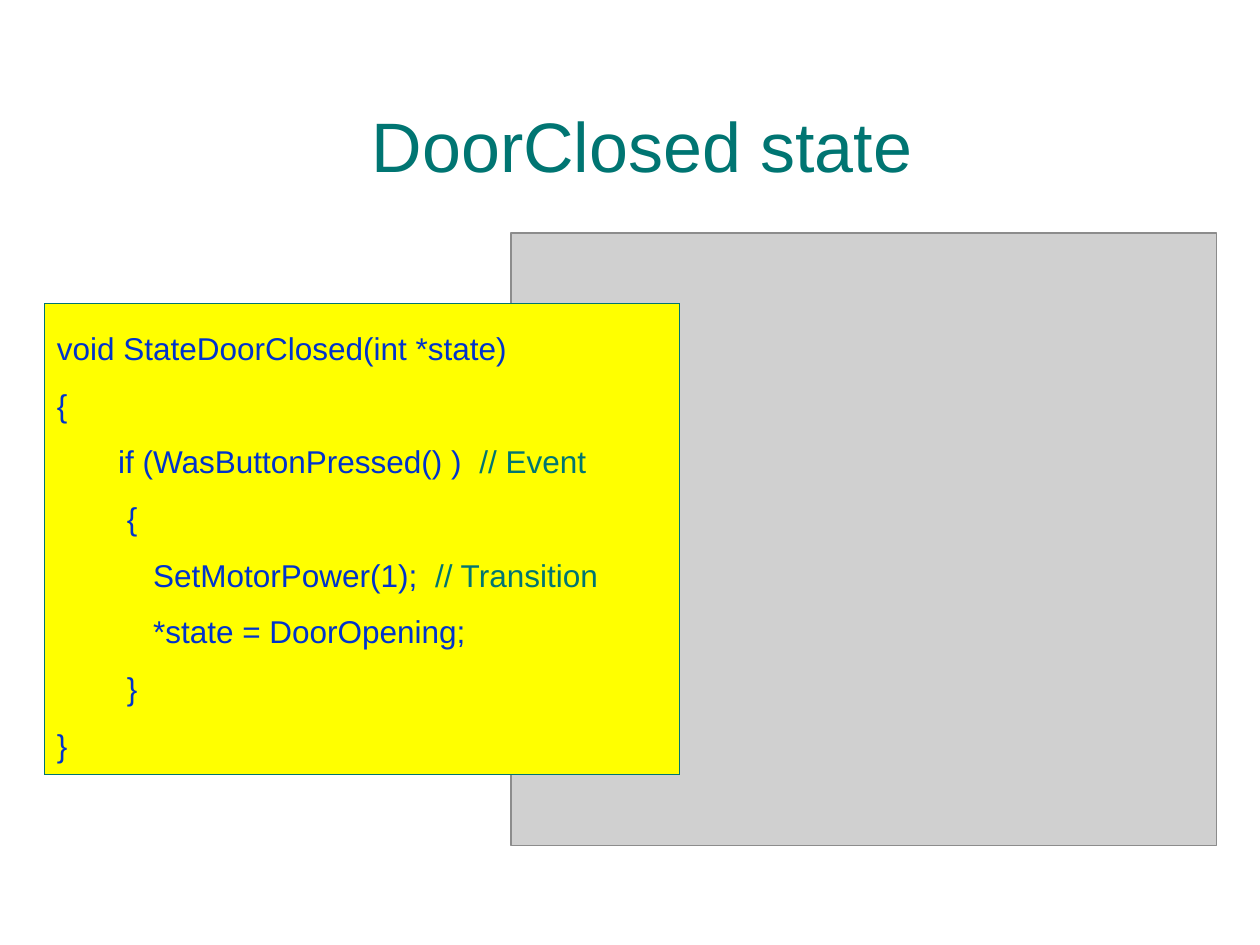
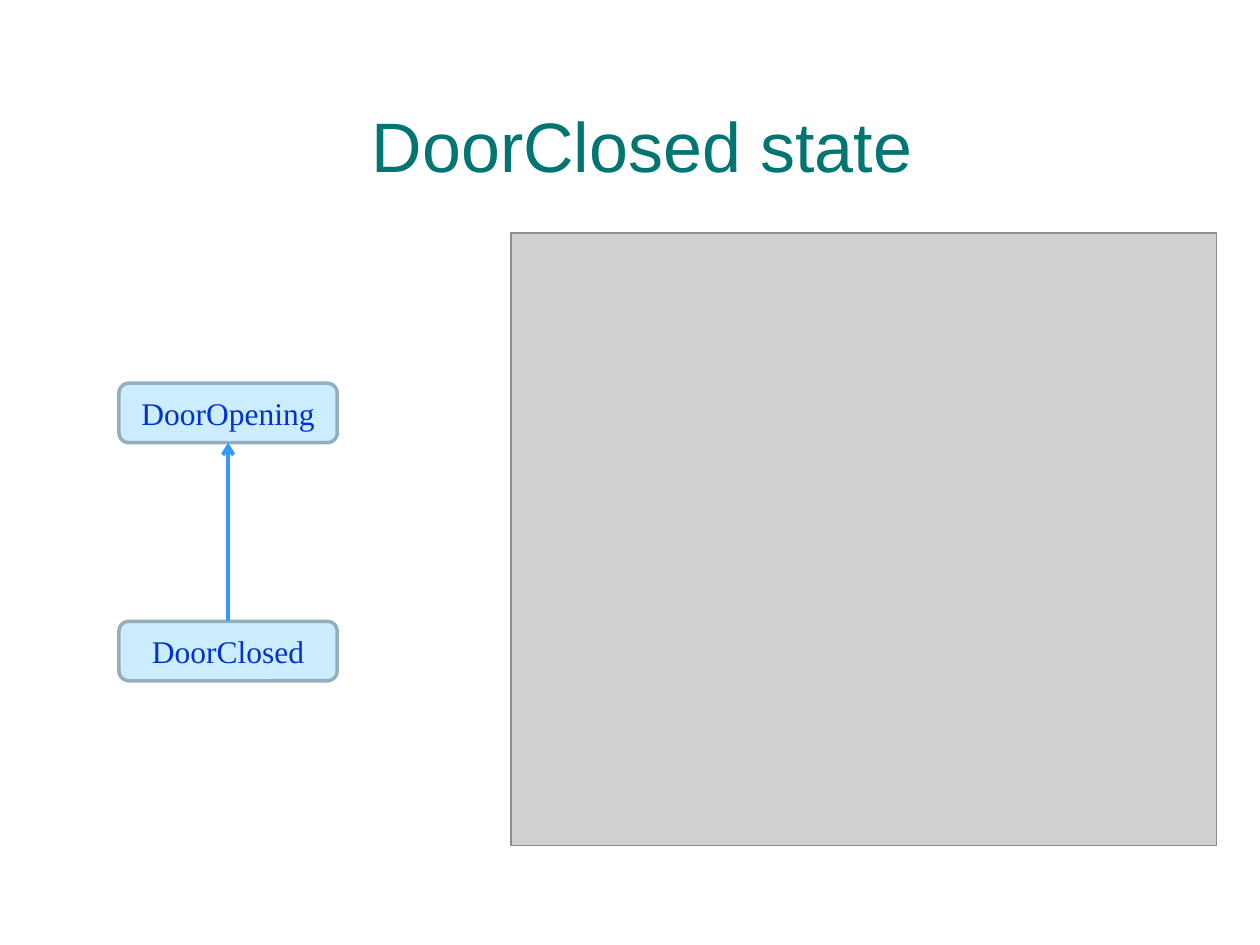
Before and after one commit to jtrfid/C-Repositories, a slide deck: slide 16 of C语言课程设计/2016/Garage_mfc/状态和状态机.pptx (slide 14 before the commit). Drawn at 1260x945 pixels with LibreOffice and Linux fonts; fonts in the diff are those of the drawing; grey boxes stand for pictures; background and template pictures are left out. Boxes give left, top, right and bottom in pixels: in the first picture for what was removed or moved away, otherwise in the second. Text is boxed around its words. In the diff, an @@ line names an element or a change of style, - is before the commit and + after.

```diff
--- a/C语言课程设计/2016/Garage_mfc/状态和状态机.pptx
+++ b/C语言课程设计/2016/Garage_mfc/状态和状态机.pptx
@@ rectangle removed at (44,304,679,775) @@
-void StateDoorClosed(int *state)
-{
-if (WasButtonPressed() ) // Event
-{
-SetMotorPower(1); // Transition
-*state = DoorOpening;
-}
-}
@@ rounded rectangle added at (118,383,336,442), fill #CCECFF, outline #97AFBD 2 pt, 18 pt, text #0033CC @@
+DoorOpening
@@ arrow added from (228, 621) to (228, 442), #3399FF 2.25 pt @@
@@ rounded rectangle added at (118,621,336,680), fill #CCECFF, outline #97AFBD 2 pt, 18 pt, text #0033CC @@
+DoorClosed
```
Also in this commit, not shown: 21 other slides changed, 10 slides added, 2 slides removed.
